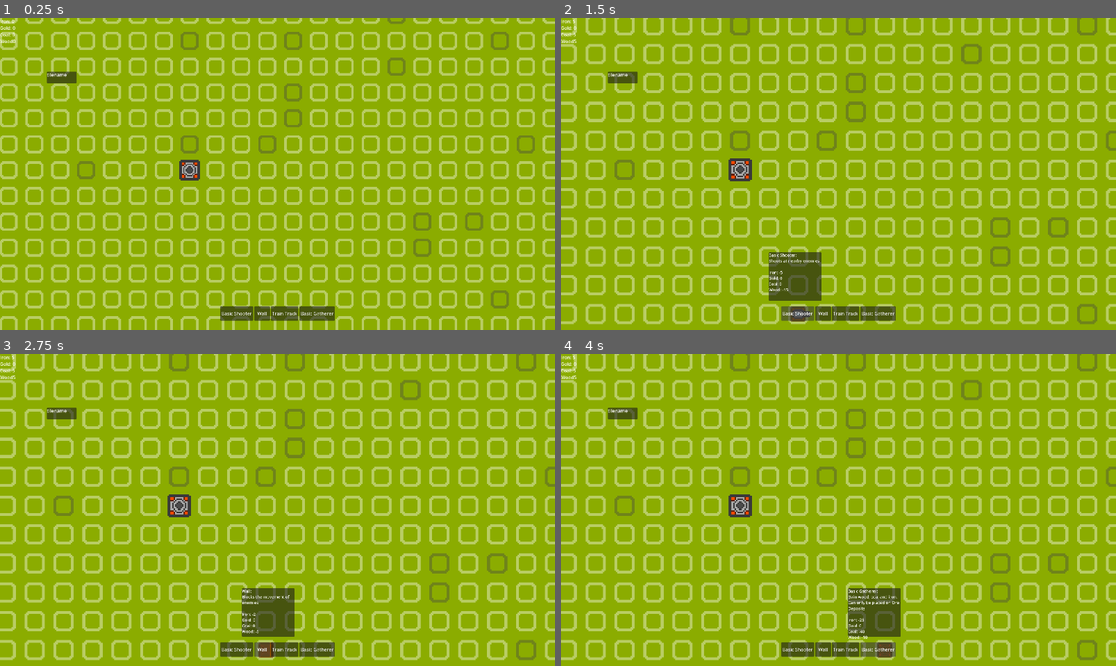
Above: before the commit, frames 1-4 (two rows, left to right).
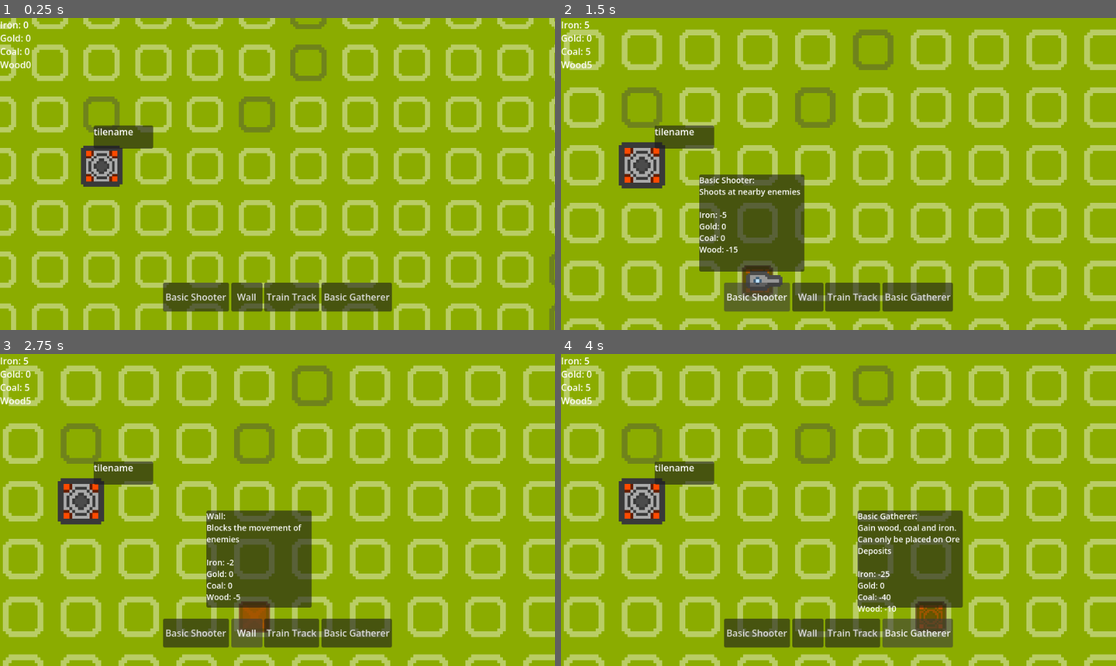
Above: after the commit, the same moments.

Repository: howarja/TowerDefenseGDD335
Game: Godot game, scene res://Scenes/main_scene.tscn
Two runs of this game, one before a commit and one after it. Both use one fixed random seed, a clock stepped at 60 frames per second and the inputs below.
Inputs (mouse positions are in pixels of both pictures, inside the frame that each line leads up to):
- Up to frame 1 (0.25 s): no input
- Up to frame 2 (1.5 s): tap Enter at 0.5 s; move the mouse to (960, 158) at 0.52 s; hold Right 0.53-1.25 s; tap Middle mouse button (Deselect) at 0.6 s; click (960, 158) at 0.67 s; click "Basic Shooter" at 1.25 s
- Up to frame 3 (2.75 s): click "Wall" at 2 s
- Up to frame 4 (4 s): click "Train Track" at 2.75 s; click "Basic Gatherer" at 3.5 s

The runs differ from the first frame. In frame 1, 40% of the frame differs, in the area x 0-100%, y 0-100%; in frame 2, 43%; in frame 3, 43%; in frame 4, 43%.

Commit message:
slight improvement to resource gatherer placement

Diff:
--- a/tower-defense-game-gdd-335/Scripts/Level.gd
+++ b/tower-defense-game-gdd-335/Scripts/Level.gd
@@ -45,8 +45,9 @@
 	#growLevel(2);
 
 func getGroundGroup(pos: Vector2, groupName: String):
-	var groundTile = getGroundTileAt(pos, false)
+	var groundTile = getGroundTileAt(pos, true)
 	if groundTile != null:
+		print("Found tile");
 		return groundTile.is_in_group(groupName);
 	else:
 		return false;
@@ -163,9 +164,12 @@
 	return buildings[pos.x][pos.y];
 
 func getGroundTileAt(pos: Vector2i, applyOffset: bool):
+	print("Original pos");
+	print(pos);
 	if applyOffset:
 		pos = applyOffset(pos);
-	print(pos);
+		print("Offsetd pos");
+		print(pos);
 	if(!withinLevel(pos)):
 		print("Outside level");
 		return null;
@@ -180,9 +184,9 @@
 
 func withinLevel(pos: Vector2i):
 	#pos = applyOffset(pos);
-	if pos.x>=ground.size() or pos.x<0:
-		return false;
-	if pos.y>=ground[pos.x].size() or pos.y<0:
+	if pos.x>=ground.size() or pos.x<=0:
+		return false;
+	if pos.y>=ground[pos.x].size() or pos.y<=0:
 		return false;
 	return true;
 
--- a/tower-defense-game-gdd-335/project.godot
+++ b/tower-defense-game-gdd-335/project.godot
@@ -20,8 +20,8 @@
 
 [display]
 
-window/size/viewport_width=1920
-window/size/viewport_height=1080
+window/size/viewport_width=960
+window/size/viewport_height=540
 
 [dotnet]
 
